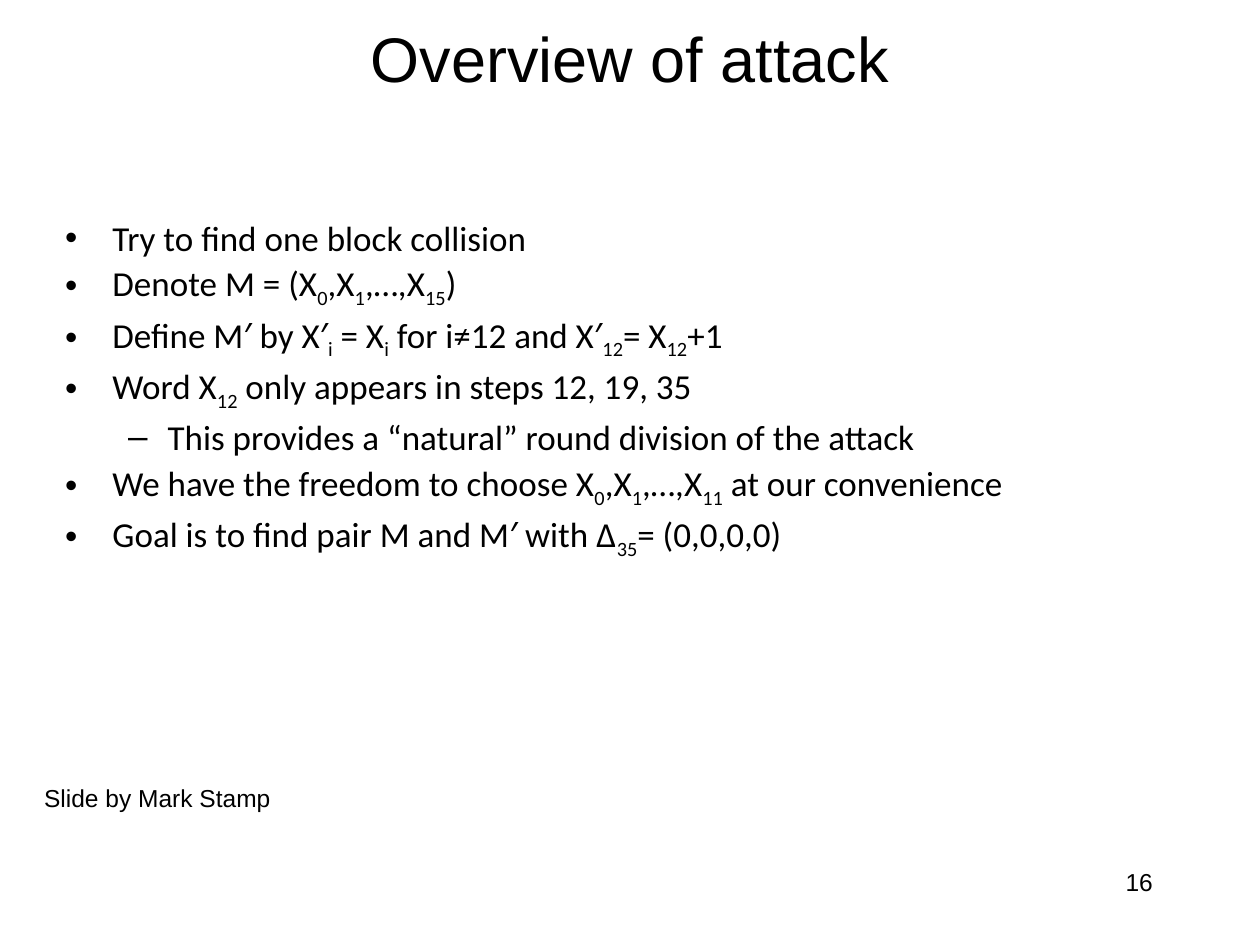
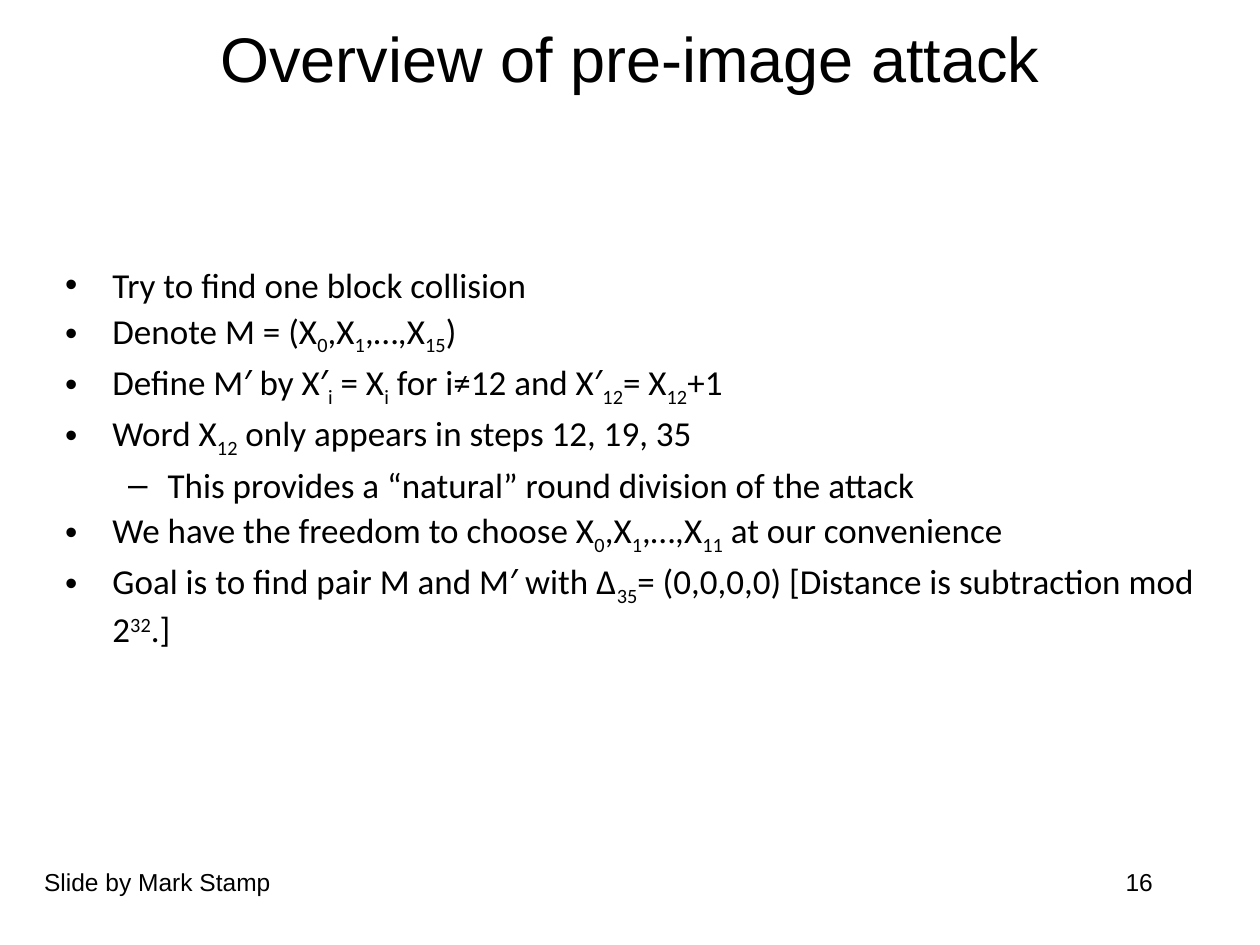
Before and after one commit to jlmucb/class_notes, a slide deck: slide 16 of BerkeleyClass/CS290Spring2013/Lectures/Cryptoclass6.pptx. Drawn at 1260x945 pixels with LibreOffice and Linux fonts; fonts in the diff are those of the drawing. Boxes give left, top, right and bottom in pixels: in the first picture for what was removed or moved away, otherwise in the second. Text is boxed around its words. In the diff, an @@ line names an element or a change of style, - is before the commit and + after.

Commit message:
small fixes to MD4

```diff
--- a/BerkeleyClass/CS290Spring2013/Lectures/Cryptoclass6.pptx
+++ b/BerkeleyClass/CS290Spring2013/Lectures/Cryptoclass6.pptx
@@ title at (x1=220, y1=36, x2=1039, y2=94): text changed @@
-Overview of attack
+Overview of pre-image attack
@@ text "Try to find one block ..." moved from (x1=112, y1=226, x2=1002, y2=553) to (x1=112, y1=273, x2=1194, y2=600) @@
@@ text at (x1=112, y1=568, x2=1194, y2=600): text changed @@
-• Goal is to find pair M and M′ with Δ35= (0,0,0,0)
+• Goal is to find pair M and M′ with Δ35= (0,0,0,0) [Distance is subtraction mod 232.]
@@ text "Slide by Mark Stamp" moved from (x1=44, y1=789, x2=270, y2=812) to (x1=44, y1=873, x2=270, y2=896) @@
```
Also in this commit, not shown: 3 other slides changed.
